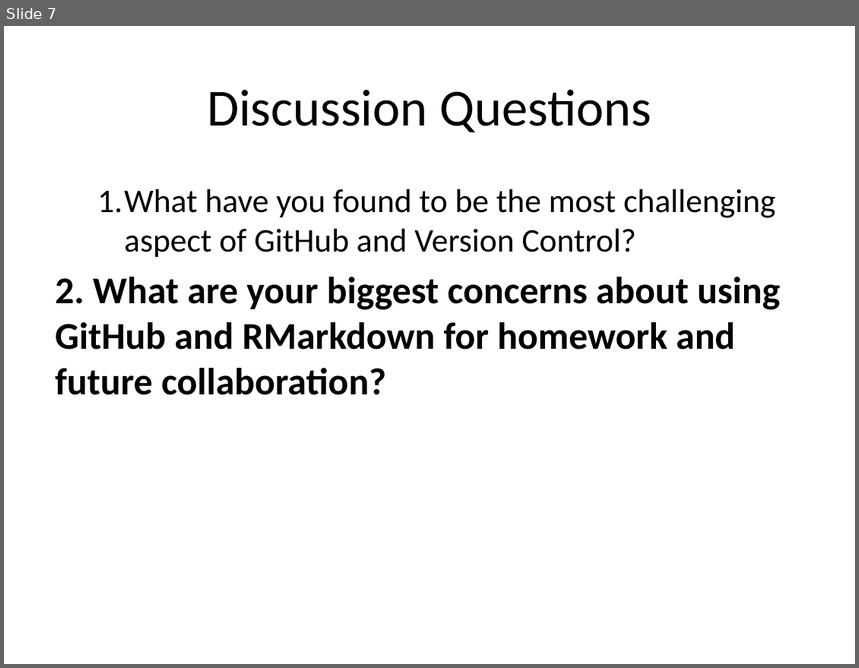
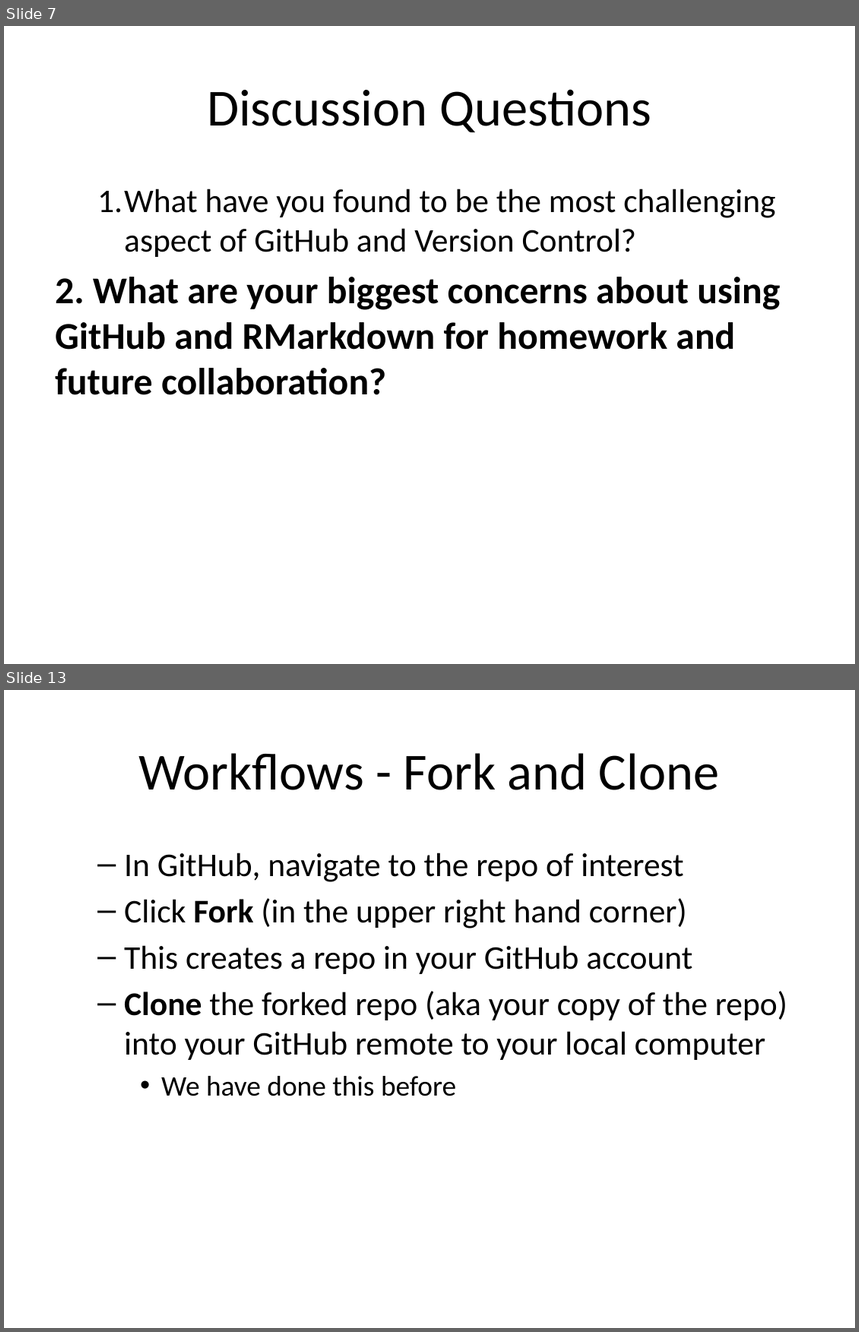
Before and after one commit to bjkamrat/myrepo, a slide deck: Github_week_pres2.pptx. Shown one above the other, each under a label of ours: slide 7 before the commit, slides 7 and 13 after it; the slides between them are not shown. The pictures are 859x668 and 859x1332 pixels, drawn with LibreOffice and Linux fonts; fonts in the diff are those of the drawing. Boxes give left, top, right and bottom in pixels: in the first picture for what was removed or moved away, otherwise in the second. Text is boxed around its words. In the diff, an @@ line names an element or a change of style, - is before the commit and + after.

```diff
--- a/Github_week_pres2.pptx
+++ b/Github_week_pres2.pptx
@@ slide 13 added at box(4, 690, 855, 1328), background #FFFFFF @@
@@ title added at box(139, 753, 719, 790), 44 pt, text #000000 @@
+Workflows - Fork and Clone
@@ text added at box(124, 853, 788, 1097), 28 pt, text #000000 @@
+  – In GitHub, navigate to the repo of interest
+  – Click Fork (in the upper right hand corner)
+  – This creates a repo in your GitHub account
+  – Clone the forked repo (aka your copy of the repo) into your GitHub remote to your local computer
+    • We have done this before
```
Also in this commit, not shown: 3 slides changed, 15 other slides added, 9 other files.
